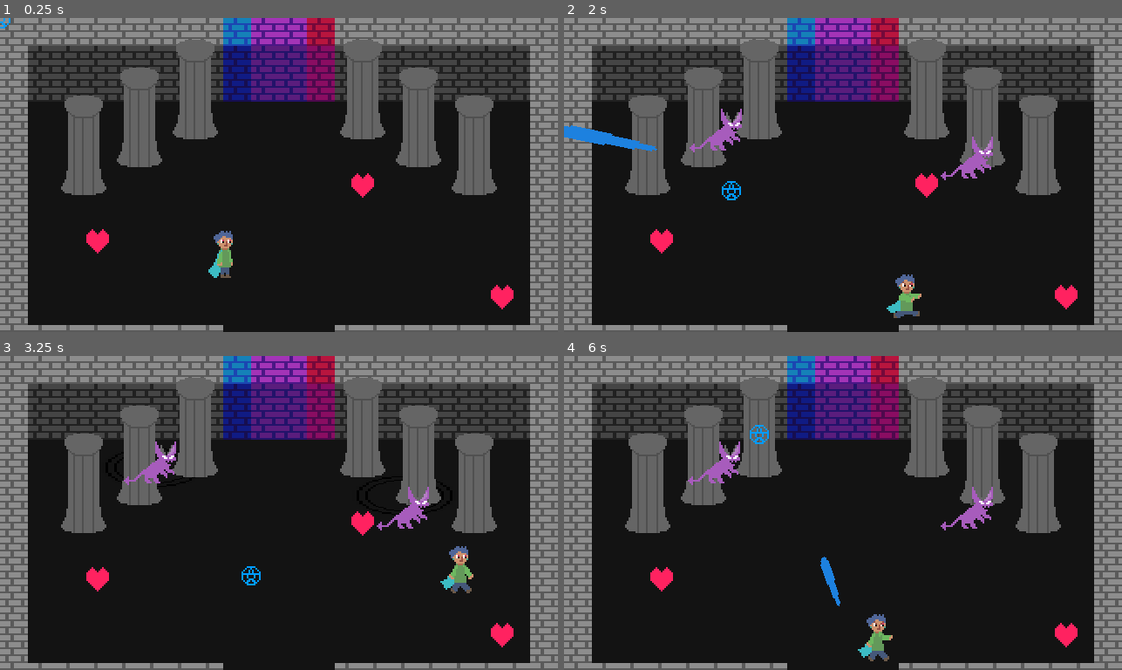
Above: before the commit, frames 1-4 (two rows, left to right).
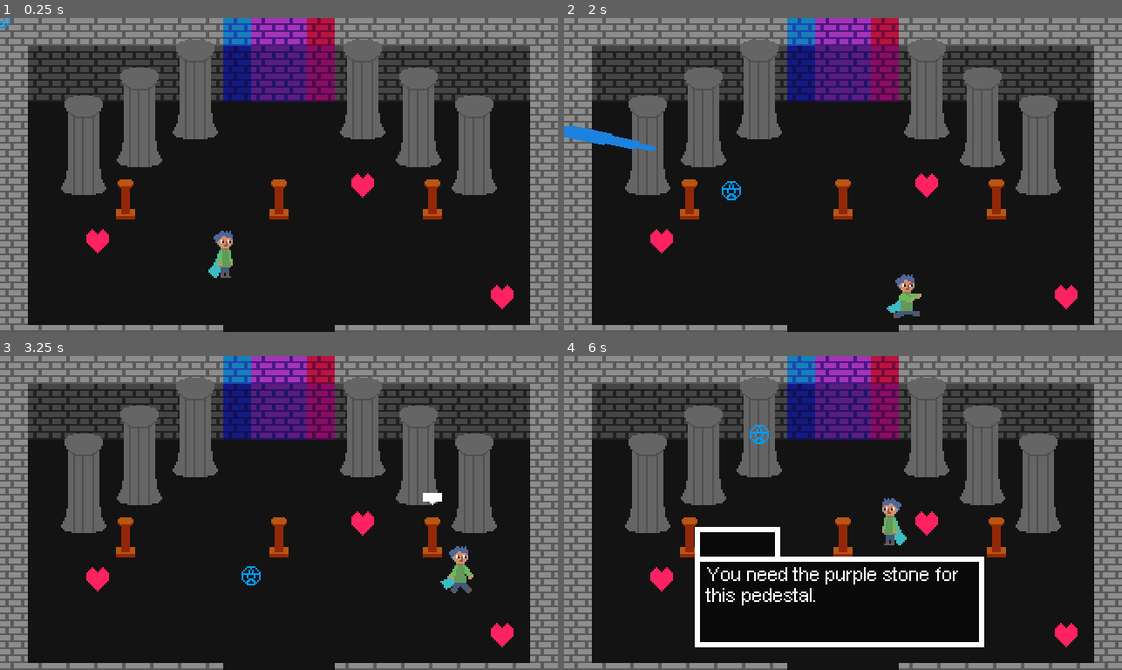
Above: after the commit, the same moments.

Repository: DuncanSparks/blue-and-red
Game: Godot game, scene res://Scenes/Dungeon/Dungeon_Grey_8.tscn
Same seed, same stepped clock (60 frames per second), same inputs: the game is played once before the commit and once after it. This scene is started directly instead of the project's main scene.
Inputs (mouse positions are in pixels of both pictures, inside the frame that each line leads up to):
- Up to frame 1 (0.25 s): no input
- Up to frame 2 (2 s): tap Enter at 0.5 s; move the mouse to (965, 159) at 0.52 s; hold D (move_right) 0.53-1.28 s; tap Shift (action_shield) at 0.6 s; move the mouse to (731, 190) at 1.27 s; hold S (move_down) from 1.28 s (still down); click (731, 190) at 1.35 s
- Up to frame 3 (3.25 s): move the mouse to (334, 443) at 2.02 s; release S (move_down) at 2.03 s; hold D (move_right) 2.03-2.78 s; tap E (sys_interact) at 2.1 s; move the mouse to (251, 575) at 2.77 s; hold W (move_up) from 2.78 s (still down); tap Shift (action_shield) at 2.85 s
- Up to frame 4 (6 s): move the mouse to (1010, 560) at 3.52 s; release W (move_up) at 3.53 s; hold A (move_left) 3.53-5.03 s; click (1010, 560) at 3.6 s; move the mouse to (675, 465) at 4.27 s; tap E (sys_interact) at 4.35 s; move the mouse to (870, 513) at 5.02 s; hold S (move_down) 5.03-5.78 s; tap Shift (action_shield) at 5.1 s; move the mouse to (759, 434) at 5.77 s; hold D (move_right) from 5.78 s (still down); click (759, 434) at 5.85 s

The runs differ from the first frame. In frame 1, 0.9% of the frame differs, in the area x 20-80%, y 51-65%; in frame 2, 1.7%; in frame 3, 1.8%; in frame 4, 6.3%, in the area x 20-80%, y 27-98%.
Error before the commit: Attempt to call function 'get_simple_path' in base 'null instance' on a null instance. (res://Scripts/EnemyDemon.gd:38)

Commit message:
I think we're almost done?

Diff:
--- a/Scenes/Dungeon/Dungeon_Entrance_L3C.tscn
+++ b/Scenes/Dungeon/Dungeon_Entrance_L3C.tscn
@@ -130,6 +130,7 @@
 
 [node name="NPC" parent="." instance=ExtResource( 2 )]
 position = Vector2( 160, 76 )
+z_index = 76
 
 [node name="Sprite" parent="NPC" index="0"]
 frames = SubResource( 2 )
--- a/Scenes/Dungeon/Dungeon_Grey_5.tscn
+++ b/Scenes/Dungeon/Dungeon_Grey_5.tscn
@@ -154,6 +154,7 @@
 
 [node name="NPC" parent="." instance=ExtResource( 8 )]
 position = Vector2( 256, 80 )
+z_index = 80
 
 [node name="Sprite" parent="NPC" index="0"]
 frames = SubResource( 3 )
--- a/Scenes/Dungeon/Dungeon_Grey_8.tscn
+++ b/Scenes/Dungeon/Dungeon_Grey_8.tscn
@@ -1,17 +1,162 @@
-[gd_scene load_steps=10 format=2]
+[gd_scene load_steps=26 format=2]
 
 [ext_resource path="res://Resources/Tilesets/Tileset_Main.tres" type="TileSet" id=1]
-[ext_resource path="res://Scripts/Scenes/Dungeon_Grey_7.gd" type="Script" id=2]
-[ext_resource path="res://Prefabs/Enemies/EnemySpawn.tscn" type="PackedScene" id=3]
+[ext_resource path="res://Scripts/Scenes/Dungeon_Grey_8.gd" type="Script" id=2]
+[ext_resource path="res://Prefabs/NPC.tscn" type="PackedScene" id=3]
 [ext_resource path="res://Sprites/Props/Column.png" type="Texture" id=4]
 [ext_resource path="res://Prefabs/Player.tscn" type="PackedScene" id=5]
 [ext_resource path="res://Prefabs/Heart.tscn" type="PackedScene" id=6]
 [ext_resource path="res://Prefabs/LoadingZone.tscn" type="PackedScene" id=7]
+[ext_resource path="res://Sprites/Props/Pedestal.png" type="Texture" id=8]
+[ext_resource path="res://Sprites/Props/Stone2.png" type="Texture" id=9]
+[ext_resource path="res://Sprites/Props/Stone3.png" type="Texture" id=10]
+[ext_resource path="res://Sprites/Props/Stone.png" type="Texture" id=11]
+
+[sub_resource type="RectangleShape2D" id=1]
+extents = Vector2( 11, 6 )
 
 [sub_resource type="RectangleShape2D" id=2]
-extents = Vector2( 11, 6 )
-
-[sub_resource type="RectangleShape2D" id=3]
+extents = Vector2( 40, 8 )
+
+[sub_resource type="SpriteFrames" id=3]
+animations = [ {
+"frames": [ ExtResource( 8 ) ],
+"loop": true,
+"name": "default",
+"speed": 5.0
+} ]
+
+[sub_resource type="RectangleShape2D" id=4]
+extents = Vector2( 6, 3 )
+
+[sub_resource type="Animation" id=5]
+resource_name = "Talk"
+length = 0.1
+tracks/0/type = "method"
+tracks/0/path = NodePath(".")
+tracks/0/interp = 1
+tracks/0/loop_wrap = true
+tracks/0/imported = false
+tracks/0/enabled = true
+tracks/0/keys = {
+"times": PoolRealArray( 0 ),
+"transitions": PoolRealArray( 1 ),
+"values": [ {
+"args": [ 0 ],
+"method": "talk_set_stone"
+} ]
+}
+
+[sub_resource type="Animation" id=6]
+resource_name = "Talk2"
+length = 0.1
+tracks/0/type = "method"
+tracks/0/path = NodePath(".")
+tracks/0/interp = 1
+tracks/0/loop_wrap = true
+tracks/0/imported = false
+tracks/0/enabled = true
+tracks/0/keys = {
+"times": PoolRealArray( 0 ),
+"transitions": PoolRealArray( 1 ),
+"values": [ {
+"args": [ PoolStringArray( "The stone is in place." ), false ],
+"method": "talk_dialogue"
+} ]
+}
+
+[sub_resource type="SpriteFrames" id=7]
+animations = [ {
+"frames": [ ExtResource( 8 ) ],
+"loop": true,
+"name": "default",
+"speed": 5.0
+} ]
+
+[sub_resource type="RectangleShape2D" id=9]
+extents = Vector2( 6, 3 )
+
+[sub_resource type="Animation" id=10]
+resource_name = "Talk"
+length = 0.1
+tracks/0/type = "method"
+tracks/0/path = NodePath(".")
+tracks/0/interp = 1
+tracks/0/loop_wrap = true
+tracks/0/imported = false
+tracks/0/enabled = true
+tracks/0/keys = {
+"times": PoolRealArray( 0 ),
+"transitions": PoolRealArray( 1 ),
+"values": [ {
+"args": [ 1 ],
+"method": "talk_set_stone"
+} ]
+}
+
+[sub_resource type="Animation" id=12]
+resource_name = "Talk2"
+length = 0.1
+tracks/0/type = "method"
+tracks/0/path = NodePath(".")
+tracks/0/interp = 1
+tracks/0/loop_wrap = true
+tracks/0/imported = false
+tracks/0/enabled = true
+tracks/0/keys = {
+"times": PoolRealArray( 0 ),
+"transitions": PoolRealArray( 1 ),
+"values": [ {
+"args": [ PoolStringArray( "The stone is in place." ), false ],
+"method": "talk_dialogue"
+} ]
+}
+
+[sub_resource type="SpriteFrames" id=8]
+animations = [ {
+"frames": [ ExtResource( 8 ) ],
+"loop": true,
+"name": "default",
+"speed": 5.0
+} ]
+
+[sub_resource type="Animation" id=11]
+resource_name = "Talk"
+length = 0.1
+tracks/0/type = "method"
+tracks/0/path = NodePath(".")
+tracks/0/interp = 1
+tracks/0/loop_wrap = true
+tracks/0/imported = false
+tracks/0/enabled = true
+tracks/0/keys = {
+"times": PoolRealArray( 0 ),
+"transitions": PoolRealArray( 1 ),
+"values": [ {
+"args": [ 2 ],
+"method": "talk_set_stone"
+} ]
+}
+
+[sub_resource type="Animation" id=13]
+resource_name = "Talk2"
+length = 0.1
+tracks/0/type = "method"
+tracks/0/path = NodePath(".")
+tracks/0/interp = 1
+tracks/0/loop_wrap = true
+tracks/0/imported = false
+tracks/0/enabled = true
+tracks/0/keys = {
+"times": PoolRealArray( 0 ),
+"transitions": PoolRealArray( 1 ),
+"values": [ {
+"args": [ PoolStringArray( "The stone is in place." ), false ],
+"method": "talk_dialogue"
+} ]
+}
+
+[sub_resource type="RectangleShape2D" id=14]
 extents = Vector2( 40, 8 )
 
 [node name="Scene" type="Node2D"]
@@ -51,91 +196,6 @@
 collision_layer = 3
 collision_mask = 3
 
-[node name="EnemySpawn" parent="." instance=ExtResource( 3 )]
-position = Vector2( 88, 64 )
-enemy_type = 1
-
-[node name="EnemySpawn2" parent="." instance=ExtResource( 3 )]
-position = Vector2( 232, 80 )
-enemy_type = 1
-
-[node name="EnemySpawn3" parent="." instance=ExtResource( 3 )]
-position = Vector2( 56, 152 )
-enemy_type = 1
-
-[node name="EnemySpawn4" parent="." instance=ExtResource( 3 )]
-position = Vector2( 280, 64 )
-
-[node name="EnemySpawn5" parent="." instance=ExtResource( 3 )]
-position = Vector2( 56, 152 )
-
-[node name="EnemySpawn6" parent="." instance=ExtResource( 3 )]
-position = Vector2( 232, 160 )
-
-[node name="EnemySpawn7" parent="." instance=ExtResource( 3 )]
-position = Vector2( 288, 96 )
-enemy_type = 1
-
-[node name="EnemySpawn8" parent="." instance=ExtResource( 3 )]
-position = Vector2( 32, 96 )
-enemy_type = 1
-
-[node name="EnemySpawn9" parent="." instance=ExtResource( 3 )]
-position = Vector2( 88, 160 )
-enemy_type = 1
-
-[node name="TimerSpawn" type="Timer" parent="."]
-wait_time = 2.0
-one_shot = true
-autostart = true
-
-[node name="TimerSpawn2" type="Timer" parent="."]
-wait_time = 3.0
-one_shot = true
-
-[node name="TimerSpawn3" type="Timer" parent="."]
-wait_time = 3.0
-one_shot = true
-
-[node name="TimerSpawn4" type="Timer" parent="."]
-wait_time = 4.0
-one_shot = true
-
-[node name="Teleport1" type="Position2D" parent="." groups=[
-"TeleportPoint",
-]]
-position = Vector2( 32, 112 )
-
-[node name="Teleport2" type="Position2D" parent="." groups=[
-"TeleportPoint",
-]]
-position = Vector2( 112, 160 )
-
-[node name="Teleport3" type="Position2D" parent="." groups=[
-"TeleportPoint",
-]]
-position = Vector2( 232, 160 )
-
-[node name="Teleport4" type="Position2D" parent="." groups=[
-"TeleportPoint",
-]]
-position = Vector2( 216, 64 )
-
-[node name="Teleport5" type="Position2D" parent="." groups=[
-"TeleportPoint",
-]]
-position = Vector2( 288, 120 )
-
-[node name="Teleport6" type="Position2D" parent="." groups=[
-"TeleportPoint",
-]]
-position = Vector2( 120, 96 )
-
-[node name="Teleport7" type="Position2D" parent="." groups=[
-"TeleportPoint",
-]]
-position = Vector2( 200, 120 )
-
 [node name="Column" type="StaticBody2D" parent="."]
 position = Vector2( 112, 40 )
 z_index = 52
@@ -235,17 +295,84 @@
 target_direction = 1
 
 [node name="CollisionShape2D" parent="LoadingZone" index="0"]
-shape = SubResource( 3 )
-[connection signal="enemy_dead" from="EnemySpawn2" to="TimerSpawn2" method="start"]
-[connection signal="enemy_dead" from="EnemySpawn4" to="TimerSpawn3" method="start"]
-[connection signal="enemy_dead" from="EnemySpawn6" to="TimerSpawn4" method="start"]
-[connection signal="enemy_dead" from="EnemySpawn9" to="TileMap2" method="queue_free"]
-[connection signal="enemy_dead" from="EnemySpawn9" to="." method="set_flag"]
-[connection signal="timeout" from="TimerSpawn" to="EnemySpawn" method="spawn_enemy"]
-[connection signal="timeout" from="TimerSpawn" to="EnemySpawn2" method="spawn_enemy"]
-[connection signal="timeout" from="TimerSpawn2" to="EnemySpawn3" method="spawn_enemy"]
-[connection signal="timeout" from="TimerSpawn2" to="EnemySpawn4" method="spawn_enemy"]
-[connection signal="timeout" from="TimerSpawn3" to="EnemySpawn5" method="spawn_enemy"]
-[connection signal="timeout" from="TimerSpawn3" to="EnemySpawn6" method="spawn_enemy"]
+shape = SubResource( 2 )
+
+[node name="NPC" parent="." instance=ExtResource( 3 )]
+position = Vector2( 72, 104 )
+z_index = 104
+
+[node name="Sprite" parent="NPC" index="0"]
+frames = SubResource( 3 )
+
+[node name="CollisionShape2D" parent="NPC" index="2"]
+position = Vector2( 1, 9 )
+shape = SubResource( 4 )
+
+[node name="AnimationPlayerTalk" parent="NPC" index="4"]
+anims/Talk = SubResource( 5 )
+anims/Talk2 = SubResource( 6 )
+
+[node name="Stone" type="Sprite" parent="NPC"]
+visible = false
+position = Vector2( -3, -17 )
+texture = ExtResource( 9 )
+centered = false
+
+[node name="NPC2" parent="." instance=ExtResource( 3 )]
+position = Vector2( 160, 104 )
+z_index = 104
+
+[node name="Sprite" parent="NPC2" index="0"]
+frames = SubResource( 7 )
+
+[node name="CollisionShape2D" parent="NPC2" index="2"]
+position = Vector2( 1, 9 )
+shape = SubResource( 9 )
+
+[node name="AnimationPlayerTalk" parent="NPC2" index="4"]
+anims/Talk = SubResource( 10 )
+anims/Talk2 = SubResource( 12 )
+
+[node name="Stone" type="Sprite" parent="NPC2"]
+visible = false
+position = Vector2( -3, -17 )
+texture = ExtResource( 10 )
+centered = false
+
+[node name="NPC3" parent="." instance=ExtResource( 3 )]
+position = Vector2( 248, 104 )
+z_index = 104
+
+[node name="Sprite" parent="NPC3" index="0"]
+frames = SubResource( 8 )
+
+[node name="CollisionShape2D" parent="NPC3" index="2"]
+position = Vector2( 1, 9 )
+shape = SubResource( 9 )
+
+[node name="AnimationPlayerTalk" parent="NPC3" index="4"]
+anims/Talk = SubResource( 11 )
+anims/Talk2 = SubResource( 13 )
+
+[node name="Stone" type="Sprite" parent="NPC3"]
+visible = false
+position = Vector2( -3, -17 )
+texture = ExtResource( 11 )
+centered = false
+
+[node name="LoadingZone2" parent="." instance=ExtResource( 7 )]
+position = Vector2( 160, 0 )
+target_scene = "res://Scenes/Dungeon/Dungeon_End.tscn"
+
+[node name="CollisionShape2D" parent="LoadingZone2" index="0"]
+shape = SubResource( 14 )
 
 [editable path="LoadingZone"]
+
+[editable path="NPC"]
+
+[editable path="NPC2"]
+
+[editable path="NPC3"]
+
+[editable path="LoadingZone2"]
--- a/Scripts/Controller.gd
+++ b/Scripts/Controller.gd
@@ -38,6 +38,10 @@
 
 	"stone_blue": 0,
 	"stone_purple": 0,
+
+	"set_stone_blue": 0,
+	"set_stone_purple": 0,
+	"set_stone_red": 0,
 }
 
 var flags := flags_initial.duplicate(true)
--- a/Scripts/NPC.gd
+++ b/Scripts/NPC.gd
@@ -66,6 +66,30 @@
 	Controller.start_timer()
 
 
+func talk_set_stone(id: int):
+	match id:
+		0:
+			if Controller.flag("stone_blue") == 1:
+				get_node("Stone").show()
+				Controller.set_flag("set_stone_blue", 1)
+				talk_dialogue(PoolStringArray(["You placed the blue stone on the pedestal."]), false)
+			else:
+				talk_dialogue(PoolStringArray(["You need the blue stone for this pedestal."]), false)
+				talk_number = -1
+		1:
+			if Controller.flag("stone_purple") == 1:
+				get_node("Stone").show()
+				Controller.set_flag("set_stone_purple", 1)
+				talk_dialogue(PoolStringArray(["You placed the purple stone on the pedestal."]), false)
+			else:
+				talk_dialogue(PoolStringArray(["You need the purple stone for this pedestal."]), false)
+				talk_number = -1
+		2:
+			get_node("Stone").show()
+			Controller.set_flag("set_stone_red", 1)
+			talk_dialogue(PoolStringArray(["You placed the red stone on the pedestal."]), false)
+
+
 func talk_set_player_transformed(value: bool):
 	Controller.set_player_transformed(value)
 
--- /dev/null
+++ b/Scripts/Scenes/Dungeon_Grey_8.gd
@@ -0,0 +1,24 @@
+extends Node2D
+
+var opened := false
+
+
+func _ready():
+	if Controller.flag("set_stone_blue"):
+		$NPC.talk_number = 1
+		$NPC/Stone.show()
+
+	if Controller.flag("set_stone_purple"):
+		$NPC2.talk_number = 1
+		$NPC2/Stone.show()
+
+	if Controller.flag("set_stone_red"):
+		$NPC3.talk_number = 1
+		$NPC3/Stone.show()
+
+
+func _process(delta):
+	if not opened:
+		if Controller.flag("set_stone_blue") == 1 and Controller.flag("set_stone_purple") == 1 and Controller.flag("set_stone_red") == 1:
+			$TileMap2.queue_free()
+			opened = true
Not shown: 6 places in Scenes/Dungeon/Dungeon_Grey_8.tscn that only renumber resources
